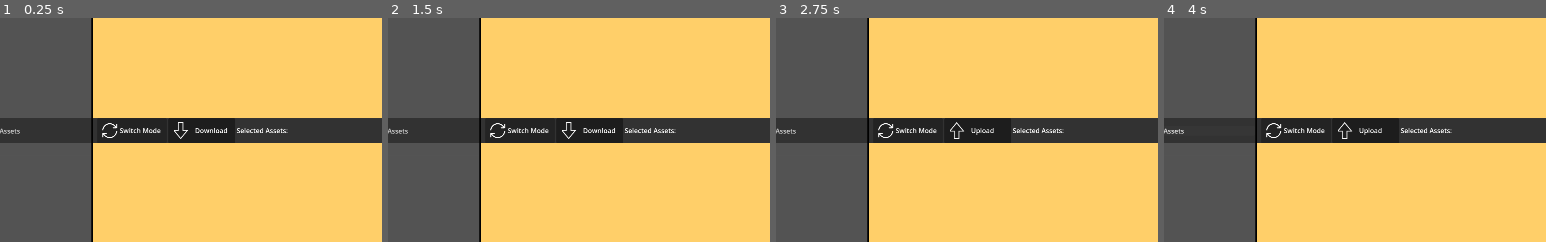
Above: before the commit, frames 1-4 (left to right).
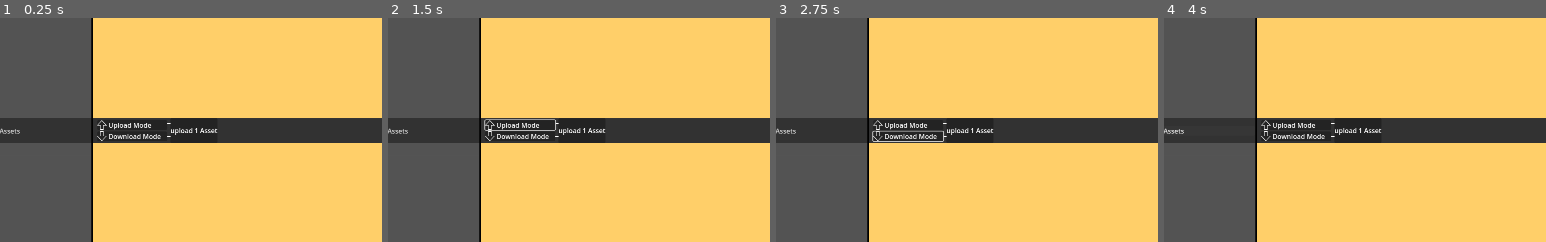
Above: after the commit, the same moments.

Repository: hunsri/3DAM
Game: Godot game, scene res://scenes/context_scenes/ServerViewUI.tscn
Same seed, same stepped clock (60 frames per second), same inputs: the game is played once before the commit and once after it. This scene is started directly instead of the project's main scene.
Inputs (mouse positions are % of the whole screen's width and height, from its top left):
- Up to frame 1 (0.25 s): no input
- Up to frame 2 (1.5 s): click (28, 51) at 0.52 s; click (28, 50) at 1.27 s
- Up to frame 3 (2.75 s): click (28, 52) at 2.02 s
- Up to frame 4 (4 s): click (36, 51) at 2.77 s; click "Assets" at 3.5 s
The pictures show only the part of the screen within x 10-60%, y 26-76%; the shares and areas given below are measured in that part.

The runs differ from the first frame. In frame 1, 1.1% of the frame differs, in the area x 25-76%, y 45-55%; in frame 2, 1.2%; in frame 3, 1.2%, in the area x 25-76%, y 45-56%; in frame 4, 1.0%.
Error before the commit: Invalid access to property or key 'server_name' on a base object of type 'Nil'. (res://scripts/ServerHandler.gd:40)
Error after the commit: Invalid access to property or key 'server_name' on a base object of type 'Nil'. (res://scripts/ServerHandler.gd:41)

Commit message:
prepares asset download

Diff:
--- a/scenes/context_scenes/LocalViewUI.tscn
+++ b/scenes/context_scenes/LocalViewUI.tscn
@@ -28,9 +28,9 @@
 [node name="AssetExplorer2d" parent="Background" instance=ExtResource("3_j4ict")]
 layout_mode = 1
 
-[node name="AssetExplorerHandler" parent="Background/AssetExplorer2d" index="0" node_paths=PackedStringArray("dh", "ih")]
-dh = NodePath("../../DirectorySelector/DirectoryHandler")
-ih = NodePath("../HSplitContainer/AssetInfoSidebar/AssetInfoHandler")
+[node name="AssetExplorerHandler" parent="Background/AssetExplorer2d" index="0" node_paths=PackedStringArray("directory_handler", "asset_info_handler")]
+directory_handler = NodePath("../../DirectorySelector/DirectoryHandler")
+asset_info_handler = NodePath("../HSplitContainer/AssetInfoSidebar/AssetInfoHandler")
 
 [node name="SubViewport" parent="Background/AssetExplorer2d/HSplitContainer/AssetInfoSidebar/Panel/SubViewportContainer" index="0"]
 size = Vector2i(368, 1080)
--- a/scenes/context_scenes/ServerViewUI.tscn
+++ b/scenes/context_scenes/ServerViewUI.tscn
@@ -27,9 +27,8 @@
 [node name="ServerAssetView2D" parent="Background" instance=ExtResource("1_g1f48")]
 layout_mode = 1
 
-[node name="AssetExplorerHandler" parent="Background/ServerAssetView2D" index="1" node_paths=PackedStringArray("dh", "ih")]
-dh = NodePath("../HSplitContainer/ExplorerArea/VSplitContainer/Local/DirectorySelector/DirectoryHandler")
-ih = NodePath("../HSplitContainer/AssetInfoSidebar/AssetInfoHandler")
+[node name="AssetExplorerHandler" parent="Background/ServerAssetView2D" index="3" node_paths=PackedStringArray("asset_info_handler")]
+asset_info_handler = NodePath("../HSplitContainer/AssetInfoSidebar/AssetInfoHandler")
 
 [node name="DirectoryHandler" parent="Background/ServerAssetView2D/HSplitContainer/ExplorerArea/VSplitContainer/Local/DirectorySelector" index="0" node_paths=PackedStringArray("explorer_handler")]
 explorer_handler = NodePath("../../../../../../AssetExplorerHandler")
--- a/scenes/subscenes/ServerAssetView2D.tscn
+++ b/scenes/subscenes/ServerAssetView2D.tscn
@@ -38,13 +38,16 @@
 category_handler = NodePath("../HSplitContainer/ExplorerArea/VSplitContainer/Server/CategorySelector/CategoryHandler")
 metadata/_custom_type_script = "uid://e2mtpotnr8x3"
 
-[node name="ServerExchangeManager" type="Node" parent="." node_paths=PackedStringArray("server_exchange_bar")]
+[node name="ServerExchangeManager" type="Node" parent="." node_paths=PackedStringArray("server_exchange_bar", "server_explorer_handler", "asset_explorer_handler")]
 script = ExtResource("3_xf5sg")
 server_exchange_bar = NodePath("../HSplitContainer/ExplorerArea/VSplitContainer/Local/ServerExchangeBar")
+server_explorer_handler = NodePath("../ServerExplorerHandler")
+asset_explorer_handler = NodePath("../AssetExplorerHandler")
 metadata/_custom_type_script = "uid://bjjgsb0e668fs"
 
-[node name="AssetExplorerHandler" type="Node" parent="." node_paths=PackedStringArray("server_handler")]
+[node name="AssetExplorerHandler" type="Node" parent="." node_paths=PackedStringArray("directory_handler", "server_handler")]
 script = ExtResource("1_p8e36")
+directory_handler = NodePath("../HSplitContainer/ExplorerArea/VSplitContainer/Local/DirectorySelector/DirectoryHandler")
 server_handler = NodePath("../ServerHandler")
 metadata/_custom_type_script = "uid://cgj5l2rao6e22"
 
--- a/scenes/subscenes/exchange_bar/ServerExchangeBar.tscn
+++ b/scenes/subscenes/exchange_bar/ServerExchangeBar.tscn
@@ -1,9 +1,7 @@
-[gd_scene load_steps=8 format=3 uid="uid://djmadqb6fsp38"]
+[gd_scene load_steps=6 format=3 uid="uid://djmadqb6fsp38"]
 
 [ext_resource type="Theme" uid="uid://koi0noce4p5b" path="res://themes/GUI_Base_Theme.tres" id="1_hm4ou"]
 [ext_resource type="Script" uid="uid://dehaxai5w18o8" path="res://scripts/exchange_bar/ServerExchangeBar.gd" id="2_m5n62"]
-[ext_resource type="Script" uid="uid://b7373hovr781t" path="res://scripts/server_load_changer.gd" id="2_yhuqo"]
-[ext_resource type="Texture2D" uid="uid://b4lqxqwdu8tud" path="res://icons/refresh-double.png" id="3_m5n62"]
 [ext_resource type="Texture2D" uid="uid://o5aigvrls7c2" path="res://icons/load-arrow.png" id="4_02vhf"]
 
 [sub_resource type="StyleBoxEmpty" id="StyleBoxEmpty_goqtp"]
@@ -31,101 +29,111 @@
 grow_horizontal = 2
 grow_vertical = 2
 
-[node name="ModeChanger" type="PanelContainer" parent="HBoxContainer" node_paths=PackedStringArray("download_container", "upload_container")]
+[node name="LoadSelect" type="VBoxContainer" parent="HBoxContainer"]
+z_index = 1
 layout_mode = 2
-script = ExtResource("2_yhuqo")
-download_container = NodePath("../Loader/Download")
-upload_container = NodePath("../Loader/Upload")
+alignment = 1
 
-[node name="HBoxContainer" type="HBoxContainer" parent="HBoxContainer/ModeChanger"]
+[node name="Upload" type="PanelContainer" parent="HBoxContainer/LoadSelect"]
+layout_mode = 2
+size_flags_vertical = 0
+
+[node name="HBoxContainer" type="HBoxContainer" parent="HBoxContainer/LoadSelect/Upload"]
 layout_mode = 2
 
-[node name="MarginContainer" type="MarginContainer" parent="HBoxContainer/ModeChanger/HBoxContainer"]
+[node name="TextureRect" type="TextureRect" parent="HBoxContainer/LoadSelect/Upload/HBoxContainer"]
 layout_mode = 2
-theme_override_constants/margin_left = 10
-theme_override_constants/margin_top = 10
-theme_override_constants/margin_bottom = 10
-
-[node name="TextureRect" type="TextureRect" parent="HBoxContainer/ModeChanger/HBoxContainer/MarginContainer"]
-layout_mode = 2
-texture = ExtResource("3_m5n62")
+texture = ExtResource("4_02vhf")
 expand_mode = 2
 
-[node name="ModeSwitcher" type="Label" parent="HBoxContainer/ModeChanger/HBoxContainer"]
+[node name="UploadLabel" type="Label" parent="HBoxContainer/LoadSelect/Upload/HBoxContainer"]
 layout_mode = 2
-text = "Switch Mode"
+size_flags_vertical = 0
+theme_override_font_sizes/font_size = 16
+text = "Upload Mode"
+vertical_alignment = 1
 
-[node name="Spacer" type="PanelContainer" parent="HBoxContainer/ModeChanger/HBoxContainer"]
+[node name="Spacer" type="PanelContainer" parent="HBoxContainer/LoadSelect/Upload/HBoxContainer"]
 custom_minimum_size = Vector2(10, 0)
 layout_mode = 2
 theme_override_styles/panel = SubResource("StyleBoxEmpty_goqtp")
 
-[node name="ModeChangerButton" type="Button" parent="HBoxContainer/ModeChanger"]
+[node name="UploadModeButton" type="Button" parent="HBoxContainer/LoadSelect/Upload"]
 layout_mode = 2
-focus_mode = 0
 flat = true
 
-[node name="Loader" type="PanelContainer" parent="HBoxContainer"]
-custom_minimum_size = Vector2(160, 0)
+[node name="Download" type="PanelContainer" parent="HBoxContainer/LoadSelect"]
+layout_mode = 2
+size_flags_vertical = 8
+
+[node name="HBoxContainer" type="HBoxContainer" parent="HBoxContainer/LoadSelect/Download"]
 layout_mode = 2
 
-[node name="Download" type="PanelContainer" parent="HBoxContainer/Loader"]
-layout_mode = 2
-
-[node name="HBoxContainer" type="HBoxContainer" parent="HBoxContainer/Loader/Download"]
-layout_mode = 2
-
-[node name="TextureRect" type="TextureRect" parent="HBoxContainer/Loader/Download/HBoxContainer"]
+[node name="TextureRect" type="TextureRect" parent="HBoxContainer/LoadSelect/Download/HBoxContainer"]
 layout_mode = 2
 texture = ExtResource("4_02vhf")
 expand_mode = 2
-stretch_mode = 3
 flip_v = true
 
-[node name="DownloadLabel" type="Label" parent="HBoxContainer/Loader/Download/HBoxContainer"]
-custom_minimum_size = Vector2(60, 40)
+[node name="DownloadLabel" type="Label" parent="HBoxContainer/LoadSelect/Download/HBoxContainer"]
 layout_mode = 2
-text = "Download"
+text = "Download Mode"
 vertical_alignment = 1
 
-[node name="Spacer" type="PanelContainer" parent="HBoxContainer/Loader/Download/HBoxContainer"]
+[node name="Spacer" type="PanelContainer" parent="HBoxContainer/LoadSelect/Download/HBoxContainer"]
 custom_minimum_size = Vector2(10, 0)
 layout_mode = 2
 theme_override_styles/panel = SubResource("StyleBoxEmpty_goqtp")
 
-[node name="Upload" type="PanelContainer" parent="HBoxContainer/Loader"]
+[node name="DownloadModeButton" type="Button" parent="HBoxContainer/LoadSelect/Download"]
+layout_mode = 2
+flat = true
+
+[node name="Mode-Upload-Connectors" type="Control" parent="HBoxContainer"]
+z_as_relative = false
+layout_mode = 2
+
+[node name="VBoxContainer" type="VBoxContainer" parent="HBoxContainer/Mode-Upload-Connectors"]
+layout_mode = 1
+anchors_preset = 13
+anchor_left = 0.5
+anchor_right = 0.5
+anchor_bottom = 1.0
+offset_left = -5.0
+offset_right = 5.0
+grow_horizontal = 2
+grow_vertical = 2
+pivot_offset = Vector2(50, 0)
+
+[node name="Upload-Mode-Connector" type="ColorRect" parent="HBoxContainer/Mode-Upload-Connectors/VBoxContainer"]
+custom_minimum_size = Vector2(0, 2)
+layout_mode = 2
+size_flags_vertical = 6
+size_flags_stretch_ratio = 9.94
+
+[node name="Download-Mode-Connector" type="ColorRect" parent="HBoxContainer/Mode-Upload-Connectors/VBoxContainer"]
+custom_minimum_size = Vector2(0, 2)
+layout_mode = 2
+size_flags_vertical = 6
+size_flags_stretch_ratio = 9.94
+
+[node name="LoadAction" type="PanelContainer" parent="HBoxContainer"]
+layout_mode = 2
+
+[node name="SelectedAssetsLabel" type="Label" parent="HBoxContainer/LoadAction"]
 visible = false
 layout_mode = 2
-
-[node name="HBoxContainer" type="HBoxContainer" parent="HBoxContainer/Loader/Upload"]
-layout_mode = 2
-
-[node name="TextureRect" type="TextureRect" parent="HBoxContainer/Loader/Upload/HBoxContainer"]
-layout_mode = 2
-texture = ExtResource("4_02vhf")
-expand_mode = 2
-stretch_mode = 3
-
-[node name="UploadLabel" type="Label" parent="HBoxContainer/Loader/Upload/HBoxContainer"]
-custom_minimum_size = Vector2(60, 40)
-layout_mode = 2
-text = "Upload"
+text = "{mode} {amount} Asset{plural}"
 vertical_alignment = 1
 
-[node name="Spacer" type="PanelContainer" parent="HBoxContainer/Loader/Upload/HBoxContainer"]
-custom_minimum_size = Vector2(10, 0)
+[node name="SelectedAssetsLabel2" type="Label" parent="HBoxContainer/LoadAction"]
 layout_mode = 2
-theme_override_styles/panel = SubResource("StyleBoxEmpty_goqtp")
+text = "upload 1 Asset"
+vertical_alignment = 1
 
-[node name="ModeChangerButton" type="Button" parent="HBoxContainer/Loader"]
+[node name="LoadActionButton" type="Button" parent="HBoxContainer/LoadAction"]
 layout_mode = 2
-focus_mode = 0
 flat = true
-
-[node name="SelectedAssetsLabel" type="Label" parent="HBoxContainer"]
-layout_mode = 2
-text = "Selected Assets:"
-vertical_alignment = 1
 
 [node name="SelectedAssetsContainer" type="PanelContainer" parent="HBoxContainer"]
 custom_minimum_size = Vector2(400, 0)
@@ -141,4 +149,6 @@
 size_flags_horizontal = 3
 size_flags_vertical = 3
 
-[connection signal="pressed" from="HBoxContainer/ModeChanger/ModeChangerButton" to="HBoxContainer/ModeChanger" method="_on_mode_changer_button_pressed"]
+[connection signal="pressed" from="HBoxContainer/LoadSelect/Upload/UploadModeButton" to="." method="_on_upload_mode_button_pressed"]
+[connection signal="pressed" from="HBoxContainer/LoadSelect/Download/DownloadModeButton" to="." method="_on_download_mode_button_pressed"]
+[connection signal="pressed" from="HBoxContainer/LoadAction/LoadActionButton" to="." method="_on_load_action_button_pressed"]
--- a/scripts/ServerHandler.gd
+++ b/scripts/ServerHandler.gd
@@ -18,6 +18,7 @@
 
 func _ready():
 	_fetch_server_info()
+	server_exchange_manager.set_server_handler(self)
 
 	#ws.inbound_buffer_size = 20 * 1024 * 1024
 	#
@@ -81,6 +82,14 @@
 
 	_cleanup_http_request_node(http)
 
+func download_asset_from_server(category_name: String, asset_name: String, target_directory: String):
+	var sub_url = "/ws/assets/categories/"+category_name+"/"+asset_name+"/download"
+	var request_address = HTTP_PRE+address+sub_url
+
+	print(request_address)
+	print("to: " + target_directory)
+
+	pass
 
 func get_asset_category() -> Array:
 	return asset_categories
--- a/scripts/exchange_bar/ServerExchangeBar.gd
+++ b/scripts/exchange_bar/ServerExchangeBar.gd
@@ -3,6 +3,10 @@
 const EXCHANGE_BAR_ADDED_ASSET = preload("uid://lmanvmaaobvi")
 
 @export var added_assets_container: HBoxContainer
+var _exchange_manager: ServerExchangeManager
+
+## a false value represents upload mode
+var is_in_download_mode = true
 
 static func create_exchange_bar_asset() -> ExchangeBarAddedAsset:
 	return EXCHANGE_BAR_ADDED_ASSET.instantiate()
@@ -16,3 +20,16 @@
 func clear_bar() -> void:
 	for child in added_assets_container.get_children():
 		child.queue_free()
+
+func _on_upload_mode_button_pressed() -> void:
+	is_in_download_mode = false
+
+func _on_download_mode_button_pressed() -> void:
+	is_in_download_mode = true
+
+func _on_load_action_button_pressed() -> void:
+	if is_in_download_mode:
+		_exchange_manager.download_selected_assets()
+
+func set_server_exchange_manager(server_exchange_manager: ServerExchangeManager):
+	_exchange_manager = server_exchange_manager
--- a/scripts/explorers/AssetExplorerHandler.gd
+++ b/scripts/explorers/AssetExplorerHandler.gd
@@ -2,8 +2,8 @@
 
 @onready var v_box_container: VBoxContainer = %VBoxContainer
 
-@export var dh: DirectoryHandler
-@export var ih: AssetInfoHandler
+@export var directory_handler: DirectoryHandler
+@export var asset_info_handler: AssetInfoHandler
 
 @export var server_handler: ServerHandler
 
@@ -15,12 +15,12 @@
 func reload_explorer() -> void:
 	remove_all_tiles()
 	asset_infos = []
-	asset_infos = fetch_assets_info(dh.get_currently_open_directory())
+	asset_infos = fetch_assets_info(directory_handler.get_currently_open_directory())
 	populate(asset_infos)
 
 func asset_clicked(file_name: String) -> void:
-	var asset_path = dh.get_currently_open_directory()+"/"+file_name
-	ih.load_model(asset_path)
+	var asset_path = directory_handler.get_currently_open_directory()+"/"+file_name
+	asset_info_handler.load_model(asset_path)
 
 func fetch_assets_info(directory: String) -> Array[AssetInfo]:
 	var ret: Array[AssetInfo] = []
--- a/scripts/explorers/ServerExchangeManager.gd
+++ b/scripts/explorers/ServerExchangeManager.gd
@@ -1,9 +1,16 @@
 class_name ServerExchangeManager extends Node
 
 @export var server_exchange_bar: ServerExchangeBar
+@export var server_explorer_handler: ServerExplorerHandler
+@export var asset_explorer_handler: AssetExplorerHandler
 
 var _selected_assets_for_download: Dictionary[AbstractAssetTile, ExchangeBarAddedAsset]
 var _selected_assets_for_upload: Dictionary[AbstractAssetTile, ExchangeBarAddedAsset]
+
+var _server_handler: ServerHandler
+
+func _ready() -> void:
+	server_exchange_bar.set_server_exchange_manager(self)
 
 func add_to_selection(asset_tile: AbstractAssetTile) -> void:
 	var added_asset: ExchangeBarAddedAsset = ServerExchangeBar.create_exchange_bar_asset()
@@ -27,3 +34,19 @@
 
 func get_selected_assets_for_download() -> Dictionary:
 	return _selected_assets_for_download
+
+func download_selected_assets() -> void:
+
+	for key in _selected_assets_for_download:
+		download_single_asset(key)
+		return #TODO for now only first asset for testing
+
+func download_single_asset(server_asset: ServerAssetTile2D) -> void:
+	var target_directory := asset_explorer_handler.directory_handler.get_currently_open_directory()
+	var category := server_asset.asset_handler.category_handler.get_currently_open_category()
+	var asset_name := server_asset.asset_info.package_name
+
+	_server_handler.download_asset_from_server(category, asset_name, target_directory)
+
+func set_server_handler(p_server_handler: ServerHandler) -> void:
+	_server_handler = p_server_handler
--- a/scripts/server_load_changer.gd
+++ /dev/null
@@ -1,15 +0,0 @@
-extends PanelContainer
-
-var is_upload: bool = false
-@export var download_container: PanelContainer
-@export var upload_container: PanelContainer
-
-func _on_mode_changer_button_pressed() -> void:
-	is_upload = !is_upload
-
-	if is_upload:
-		upload_container.visible = true
-		download_container.visible = false
-	else:
-		upload_container.visible = false
-		download_container.visible = true
--- a/scripts/tiles/AssetTile2D.gd
+++ b/scripts/tiles/AssetTile2D.gd
@@ -26,7 +26,7 @@
 	asset_handler.asset_clicked(asset_name_label.text)
 
 func display_preview() -> void:
-	var full_path = asset_handler.dh.get_currently_open_directory() + "/" + asset_name_label.text
+	var full_path = asset_handler.directory_handler.get_currently_open_directory() + "/" + asset_name_label.text
 	ModelLoader.load_attach_model(full_path, spawn_point)
 
 func is_selected() -> bool:
Not shown, removed: scripts/server_load_changer.gd.uid
